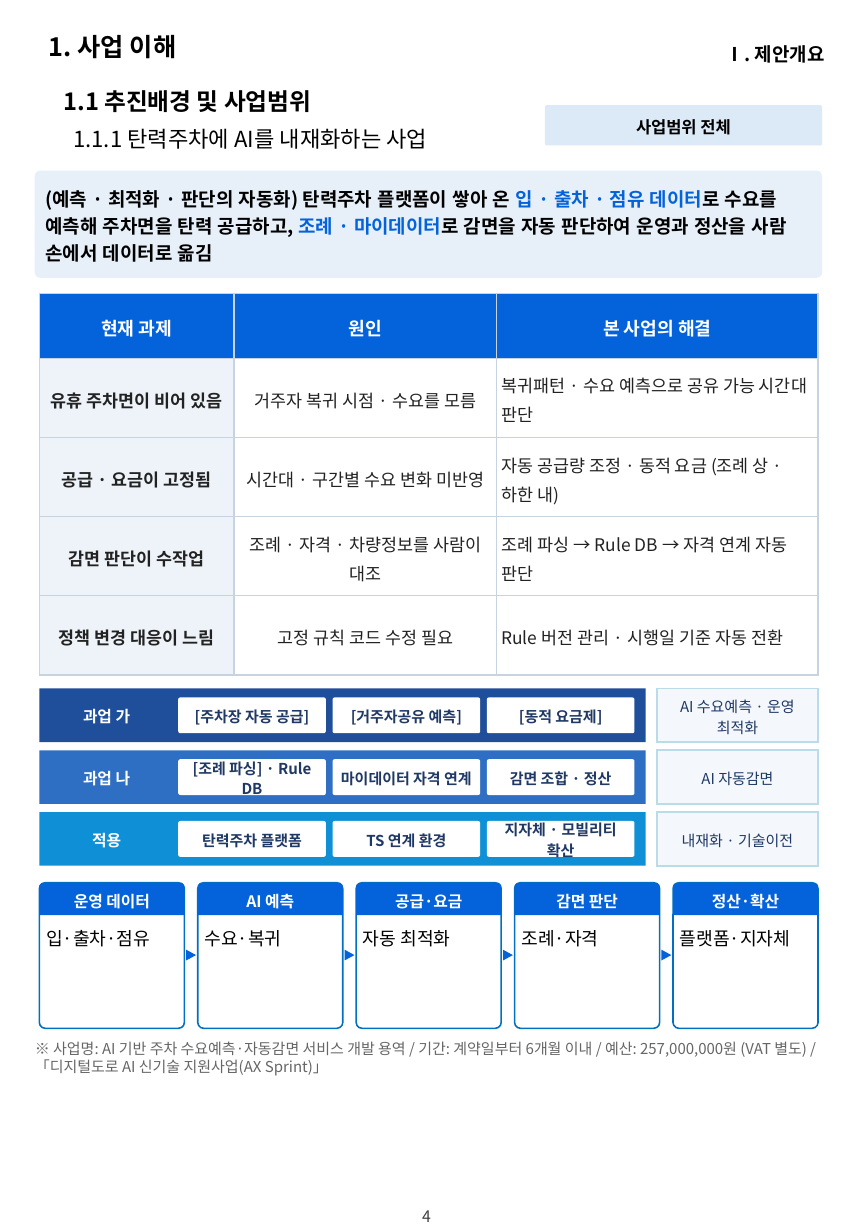
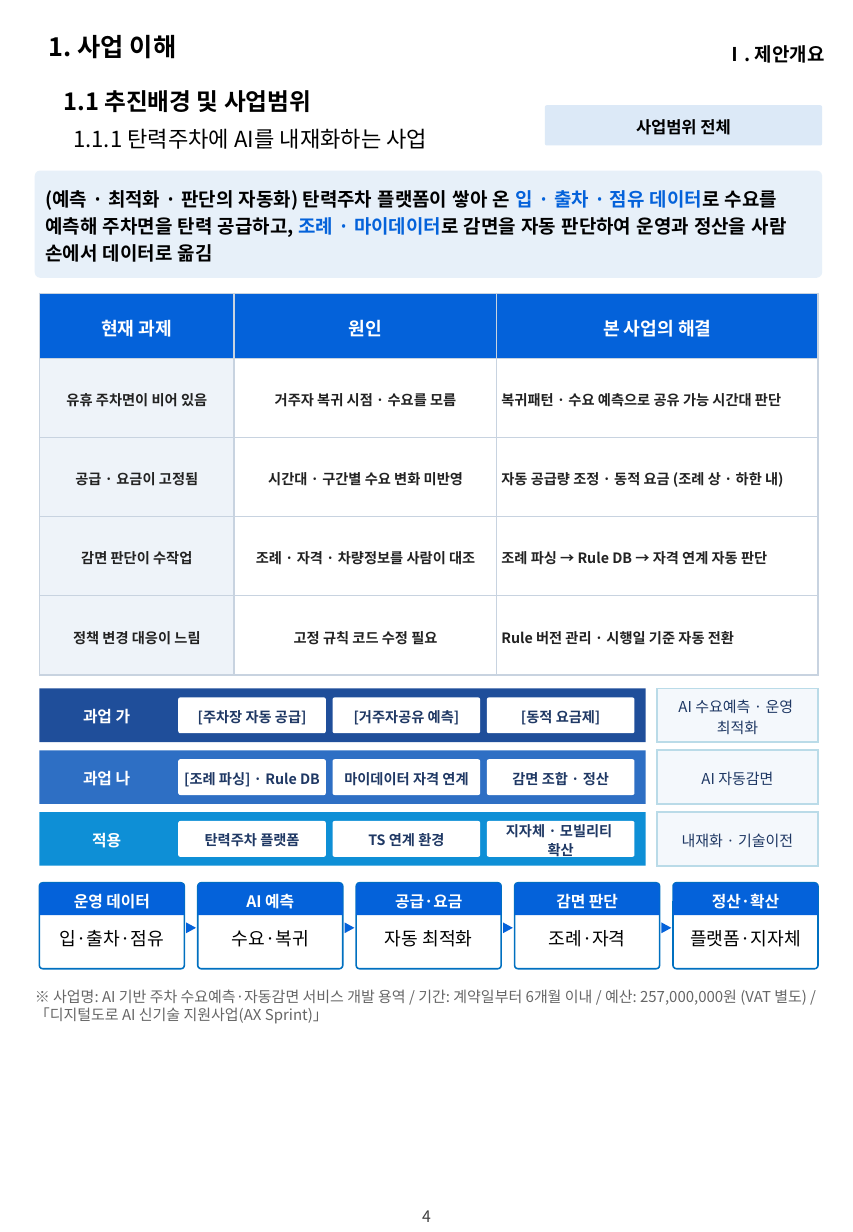
Before and after one commit to hwangsteeve-tech/hbjw, a slide deck: slide 4 of proposals/2026-11_dsit-parking-ai/dsit_proposal.pptx. Drawn at 853x1232 pixels with LibreOffice and Linux fonts; fonts in the diff are those of the drawing; background and template pictures are left out. Boxes give left, top, right and bottom in pixels: in the first picture for what was removed or moved away, otherwise in the second. Text is boxed around its words. In the diff, an @@ line names an element or a change of style, - is before the commit and + after.

```diff
--- a/proposals/2026-11_dsit-parking-ai/dsit_proposal.pptx
+++ b/proposals/2026-11_dsit-parking-ai/dsit_proposal.pptx
@@ table at box(40, 293, 818, 676) @@
@@ size 11 to 9 pt @@
@@ bold on in "거주자 복귀 시점 · 수요를 모름", "복귀패턴 · 수요 예측으로 공유 가능 시간대 ...", "시간대 · 구간별 수요 변화 미반영", "자동 공급량 조정 · 동적 요금 (조례 ..." and 4 more places @@
@@ size 9.5 to 9 pt in 9 elements at box(179, 697, 326, 732), box(332, 697, 480, 732), box(487, 697, 635, 732), box(179, 760, 326, 795), box(332, 760, 480, 795), box(487, 760, 635, 795), box(179, 821, 326, 856), box(332, 821, 480, 856), box(487, 821, 635, 856) @@
@@ rounded rectangle: place and size @@
-rounded rectangle at box(40, 883, 184, 1028)
+rounded rectangle at box(40, 883, 184, 969)
@@ rounded rectangle: place and size @@
-rounded rectangle at box(198, 883, 342, 1028)
+rounded rectangle at box(198, 883, 342, 969)
@@ rounded rectangle: place and size @@
-rounded rectangle at box(356, 883, 500, 1028)
+rounded rectangle at box(356, 883, 500, 969)
@@ rounded rectangle: place and size @@
-rounded rectangle at box(515, 883, 660, 1028)
+rounded rectangle at box(515, 883, 660, 969)
@@ rounded rectangle: place and size @@
-rounded rectangle at box(673, 883, 818, 1028)
+rounded rectangle at box(673, 883, 818, 969)
@@ 4 triangles: place and size @@
-4 triangles at box(185, 951, 671, 961)
+4 triangles at box(185, 924, 671, 934)
@@ alignment left to centre in 5 elements at box(60, 930, 164, 947), box(232, 930, 309, 947), box(385, 930, 472, 947), box(549, 930, 626, 947), box(690, 930, 801, 947) @@
@@ text "※ 사업명: AI 기반 주차 ...": place and size @@
-text "※ 사업명: AI 기반 주차 ..." at box(35, 1041, 807, 1076)
+text "※ 사업명: AI 기반 주차 ..." at box(35, 989, 807, 1024)
```
Also in this commit, not shown: 28 other slides changed, 3 other files.
